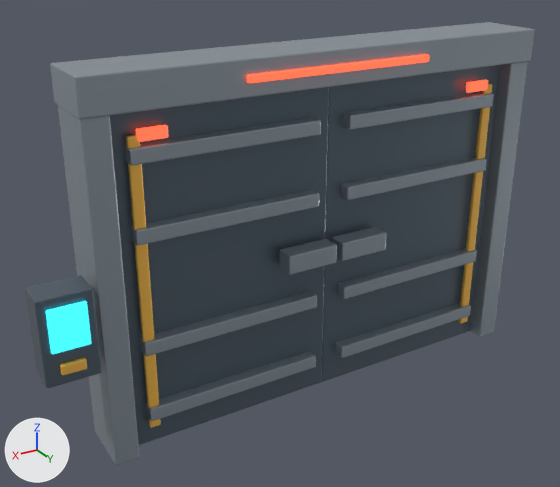
A saved change to the FBX model Assets/Models/SF_HeavySecurityDoor_GV.fbx.
The view is the same before and after, from a 50 mm camera at (3.75, 5.56, 4.34) aimed at (0.4, -0.03, 1.55). The axes (+X, +Y, +Z) are drawn at lower left. The lights are the same throughout. The first picture is the older version. Where no turn or scale is listed for an object, it has been applied to the vertices.

Script lines for the objects in view, before the commit:
```python
ob_armourrib_002 = bpy.data.objects.new('ArmourRib.002', me_cube_026)
ob_armourrib_002.location = (-1.0, 0.17, 2.0)
ob_armourrib_003 = bpy.data.objects.new('ArmourRib.003', me_cube_027)
ob_armourrib_003.location = (-1.0, 0.17, 2.65)
ob_armourrib_004 = bpy.data.objects.new('ArmourRib.004', me_cube_028)
ob_armourrib_004.location = (1.0, 0.17, 0.35)
ob_armourrib_005 = bpy.data.objects.new('ArmourRib.005', me_cube_029)
ob_armourrib_005.location = (1.0, 0.17, 1.0)
ob_armourrib_006 = bpy.data.objects.new('ArmourRib.006', me_cube_030)
ob_armourrib_006.location = (1.0, 0.17, 2.0)
ob_hazardstripe = bpy.data.objects.new('HazardStripe', me_cube_034)
ob_hazardstripe.location = (-1.8, 0.18, 1.5)
ob_hazardstripe_001 = bpy.data.objects.new('HazardStripe.001', me_cube_035)
ob_hazardstripe_001.location = (1.8, 0.18, 1.5)
ob_statuslight = bpy.data.objects.new('StatusLight', me_cube_043)
ob_statuslight.location = (-1.65, 0.19, 2.8)
ob_statuslight_001 = bpy.data.objects.new('StatusLight.001', me_cube_044)
ob_statuslight_001.location = (1.65, 0.19, 2.8)
# also in view: 'TerminalScreen' at (2.48, 0.36, 1.46); 'ArmourRib.001' at (-1.0, 0.17, 1.0); 'FrameLeft' at (-2.1, 0.0, 1.5); 'AccessTerminal' at (2.48, 0.2, 1.35); 'HeaderStatus' at (0.0, 0.32, 3.15)
```
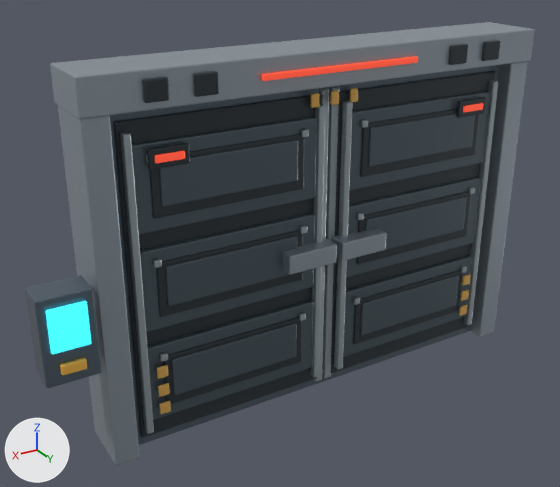
Commit message: feat(IT24610327): refine double-sided security door model

What differs and where, as boxes [x1, y1, x2, y2] in the pictures (560 x 487 px):
'VU_RightPanelFrontArmour', added: after [114, 94, 326, 438]
'VU_LeftPanelFrontArmour', added: after [331, 71, 498, 373]
'ArmourRib.007', deleted: before [125, 118, 321, 165]
'ArmourRib.006', deleted: before [131, 190, 319, 246]
'ArmourRib.005', deleted: before [140, 291, 317, 356]
'ArmourRib.004', deleted: before [146, 351, 316, 421]
'HazardStripe.001', deleted (orange): before [126, 135, 161, 428]
'ArmourRib.003', deleted: before [343, 92, 494, 130]
'ArmourRib.002', deleted: before [340, 157, 487, 200]
'ArmourRib.001', deleted: before [337, 248, 477, 299]
'ArmourRib', deleted: before [335, 303, 471, 358]
'VU_Seam', added: after [323, 87, 340, 378]
'HazardStripe', deleted (orange): before [458, 84, 493, 324]
'HeaderStatus', deleted: before [247, 54, 429, 83]
'VU_HeaderStatus', added (red): after [262, 56, 418, 81]
'VU_Seam.001', added: after [314, 88, 329, 381]
'VU_TrackRoller.003', added: after [142, 77, 169, 103]
'VU_TrackRoller.002', added: after [194, 71, 219, 97]
'StatusLight.001', deleted: before [136, 125, 168, 142]
'VU_TrackRoller.001', added: after [448, 44, 468, 65]
'VU_TrackRoller', added: after [481, 40, 500, 61]
'VU_FrontStatus.001', added: after [155, 151, 185, 163]
'StatusLight', deleted: before [466, 79, 488, 93]
'VU_FrontStatus', added: after [463, 103, 484, 113]
'VU_AutomaticSymbol.001', added: after [330, 90, 339, 105]
'VU_AutomaticSymbol.002', added: after [310, 93, 319, 108]
'VU_AutomaticSymbol', added: after [349, 88, 358, 102]
'PanelCore.001', unchanged, covered by the edit: [110, 87, 329, 445] in both
'PanelCore', unchanged, covered by the edit: [322, 65, 499, 382] in both

What changed in the scene script:
```text
Remove ob_armourrib_006:
    ob_armourrib_006 = bpy.data.objects.new('ArmourRib.006', me_cube_030)
Remove ob_armourrib_005:
    ob_armourrib_005 = bpy.data.objects.new('ArmourRib.005', me_cube_029)
Remove ob_armourrib_004:
    ob_armourrib_004 = bpy.data.objects.new('ArmourRib.004', me_cube_028)
Remove ob_statuslight:
    ob_statuslight = bpy.data.objects.new('StatusLight', me_cube_043)
Remove ob_hazardstripe_001:
    ob_hazardstripe_001 = bpy.data.objects.new('HazardStripe.001', me_cube_035)
Remove ob_armourrib_002:
    ob_armourrib_002 = bpy.data.objects.new('ArmourRib.002', me_cube_026)
Remove ob_hazardstripe:
    ob_hazardstripe = bpy.data.objects.new('HazardStripe', me_cube_034)
Remove ob_statuslight_001:
    ob_statuslight_001 = bpy.data.objects.new('StatusLight.001', me_cube_044)
Remove ob_armourrib:
    ob_armourrib = bpy.data.objects.new('ArmourRib', me_cube_024)
Remove ob_armourrib_003:
    ob_armourrib_003 = bpy.data.objects.new('ArmourRib.003', me_cube_027)
Remove ob_armourrib_001:
    ob_armourrib_001 = bpy.data.objects.new('ArmourRib.001', me_cube_025)
Remove ob_headerstatus:
    ob_headerstatus = bpy.data.objects.new('HeaderStatus', me_cube_037)
Remove ob_armourrib_007:
    ob_armourrib_007 = bpy.data.objects.new('ArmourRib.007', me_cube_031)
Add ob_vu_trackroller:
    ob_vu_trackroller = bpy.data.objects.new('VU_TrackRoller', me_cube_182)  # 56 vertices, 54 faces; spans x -0.095..0.095, y -0.023..0.023, z -0.085..0.085; in mat_vu_recess_002 (dark grey #2c353a)
    ob_vu_trackroller.location = (-1.65, 0.32, 3.15)
Add ob_vu_rightpanelfrontarmour:
    ob_vu_rightpanelfrontarmour = bpy.data.objects.new('VU_RightPanelFrontArmour', me_cube_066)  # 1232 vertices, 1188 faces; spans x -0.92..0.92, y -0.02..0.13, z -1.41..1.41; in mat_vu_recess_002 (dark grey #2c353a), mat_vu_graphite_002 (greyish blue #59676f), mat_vu_titanium_002 (grey #a6b1b6), mat_vu_hazard_002 (orange #e1af59)
    ob_vu_rightpanelfrontarmour.location = (1.0, 0.135, 1.5)
Add ob_vu_seam:
    ob_vu_seam = bpy.data.objects.new('VU_Seam', me_cube_180)  # 56 vertices, 54 faces; spans x -0.04..0.04, y -0.15..0.15, z -1.45..1.45; in mat_vu_titanium_002 (grey #a6b1b6)
    ob_vu_seam.location = (-0.055, 0.0, 1.5)
Add ob_vu_automaticsymbol_002:
    ob_vu_automaticsymbol_002 = bpy.data.objects.new('VU_AutomaticSymbol.002', me_cube_152)  # 56 vertices, 54 faces; spans x -0.04..0.04, y -0.015..0.015, z -0.06..0.06; in mat_vu_hazard_002 (orange #e1af59)
    ob_vu_automaticsymbol_002.location = (0.2, 0.2, 2.88)
Add ob_vu_automaticsymbol_001:
    ob_vu_automaticsymbol_001 = bpy.data.objects.new('VU_AutomaticSymbol.001', me_cube_152.copy())
    ob_vu_automaticsymbol_001.location = (0.0, 0.2, 2.88)
Add ob_vu_frontstatus:
    ob_vu_frontstatus = bpy.data.objects.new('VU_FrontStatus', me_cube_174)  # 56 vertices, 54 faces; spans x -0.125..0.125, y -0.013..0.013, z -0.032..0.032; in mat_vu_status_002 (red #e74d35, glowing red #e74d35)
    ob_vu_frontstatus.location = (-1.55, 0.269, 2.62)
Add ob_vu_trackroller_001:
    ob_vu_trackroller_001 = bpy.data.objects.new('VU_TrackRoller.001', me_cube_182.copy())
    ob_vu_trackroller_001.location = (-1.25, 0.32, 3.15)
Add ob_vu_frontstatus_001:
    ob_vu_frontstatus_001 = bpy.data.objects.new('VU_FrontStatus.001', me_cube_174.copy())
    ob_vu_frontstatus_001.location = (1.55, 0.269, 2.62)
Add ob_vu_headerstatus:
    ob_vu_headerstatus = bpy.data.objects.new('VU_HeaderStatus', me_cube_176)  # 56 vertices, 54 faces; spans x -0.78..0.78, y -0.02..0.02, z -0.03..0.03; in mat_vu_status_002 (red #e74d35, glowing red #e74d35)
    ob_vu_headerstatus.location = (0.0, 0.325, 3.15)
Add ob_vu_seam_001:
    ob_vu_seam_001 = bpy.data.objects.new('VU_Seam.001', me_cube_180.copy())
    ob_vu_seam_001.location = (0.055, 0.0, 1.5)
Add ob_vu_automaticsymbol:
    ob_vu_automaticsymbol = bpy.data.objects.new('VU_AutomaticSymbol', me_cube_152.copy())
    ob_vu_automaticsymbol.location = (-0.2, 0.2, 2.88)
Add ob_vu_trackroller_003:
    ob_vu_trackroller_003 = bpy.data.objects.new('VU_TrackRoller.003', me_cube_182.copy())
    ob_vu_trackroller_003.location = (1.65, 0.32, 3.15)
Add ob_vu_trackroller_002:
    ob_vu_trackroller_002 = bpy.data.objects.new('VU_TrackRoller.002', me_cube_182.copy())
    ob_vu_trackroller_002.location = (1.25, 0.32, 3.15)
Add ob_vu_leftpanelfrontarmour:
    ob_vu_leftpanelfrontarmour = bpy.data.objects.new('VU_LeftPanelFrontArmour', me_cube_002)  # 1232 vertices, 1188 faces; spans x -0.92..0.92, y -0.02..0.13, z -1.41..1.41; in mat_vu_recess_002 (dark grey #2c353a), mat_vu_graphite_002 (greyish blue #59676f), mat_vu_titanium_002 (grey #a6b1b6), mat_vu_hazard_002 (orange #e1af59)
    ob_vu_leftpanelfrontarmour.location = (-1.0, 0.135, 1.5)
```
